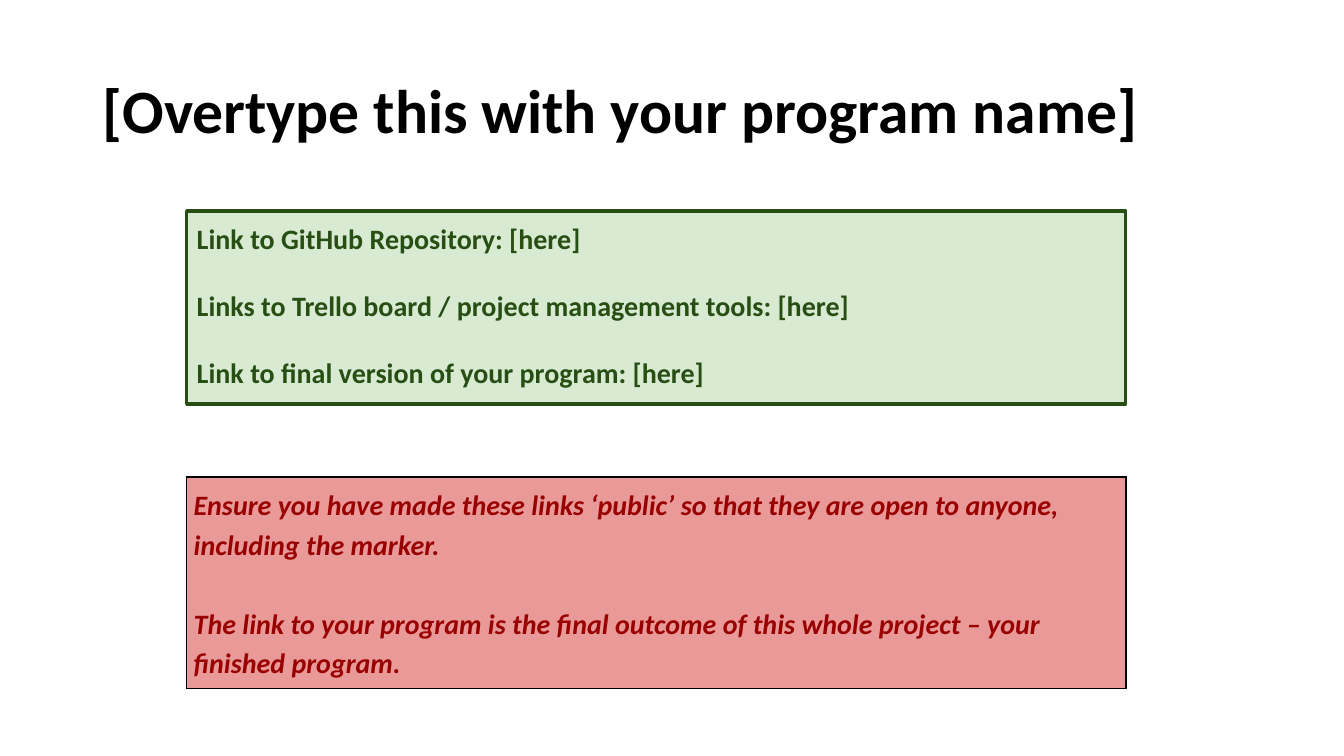
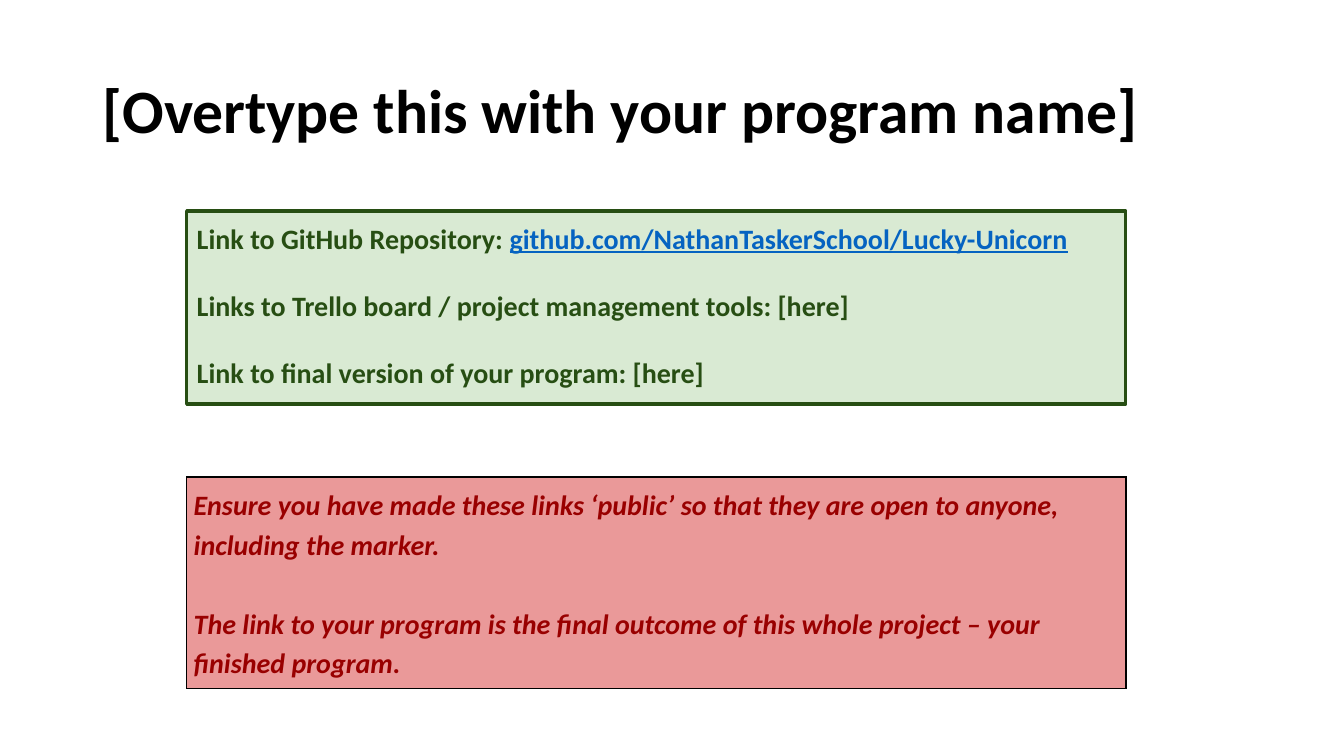
Before and after one commit to NathanTaskerSchool/Lucky-Unicorn, a slide deck: slide 2 of Downloaded Info/1.7 and 1.8 documentation .pptx. Drawn at 1344x756 pixels with LibreOffice and Linux fonts; fonts in the diff are those of the drawing. Boxes give left, top, right and bottom in pixels: in the first picture for what was removed or moved away, otherwise in the second. Text is boxed around its words. In the diff, an @@ line names an element or a change of style, - is before the commit and + after.

```diff
--- a/Downloaded Info/1.7 and 1.8 documentation .pptx
+++ b/Downloaded Info/1.7 and 1.8 documentation .pptx
@@ text in rectangle at bbox=[197, 229, 1068, 254]: text changed; text colour #274E13 to #0563C1 @@
-Link to GitHub Repository: [here]
+Link to GitHub Repository: github.com/NathanTaskerSchool/Lucky-Unicorn
```
Also in this commit, not shown: 2 other slides changed, 1 other file.
